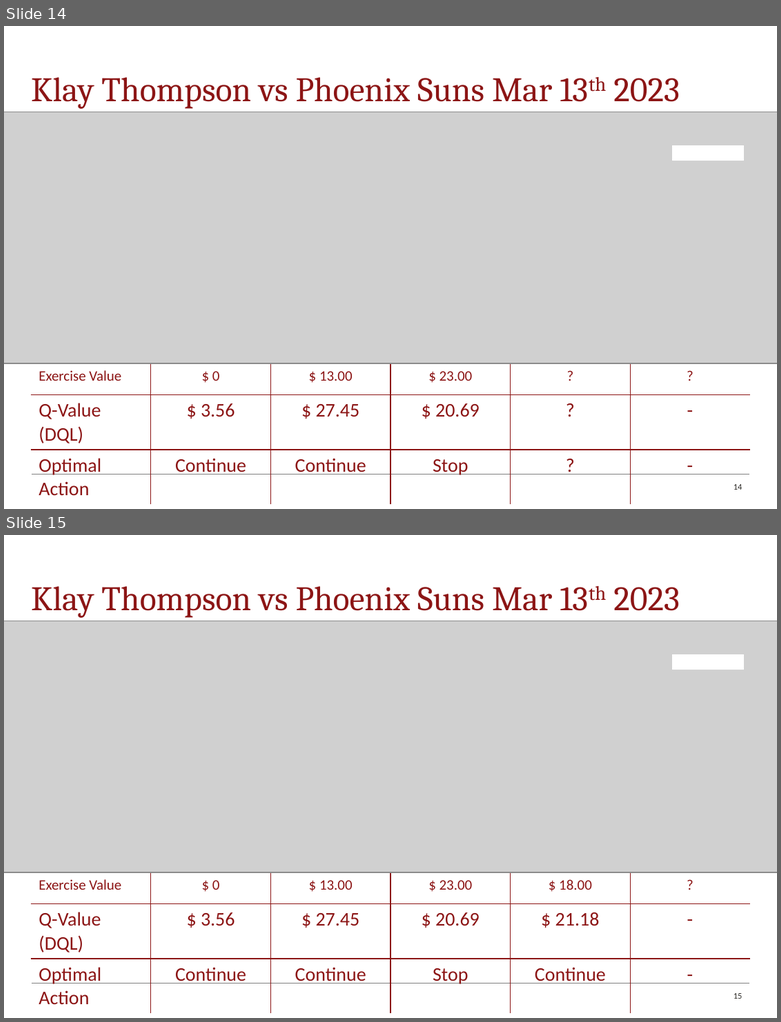
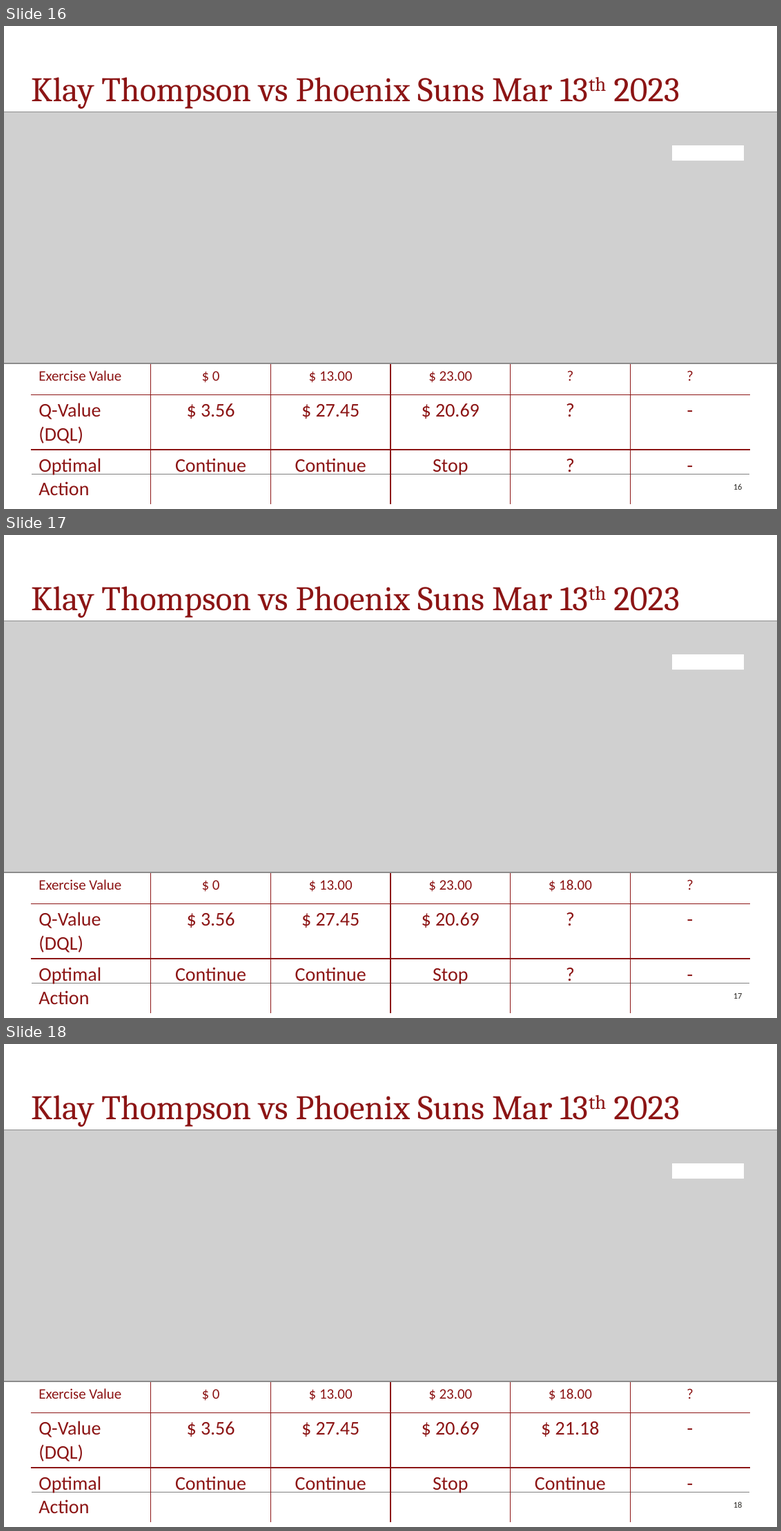
Before and after one commit to 161siegels/CME-241-Project, a slide deck: Second_Draft.pptx. Shown one above the other, each under a label of ours: slides 14 and 15 before the commit, slides 16, 17 and 18 after it. The pictures are 781x1022 and 781x1531 pixels, drawn with LibreOffice and Linux fonts; fonts in the diff are those of the drawing; grey boxes stand for pictures; background and template pictures are left out. Boxes give left, top, right and bottom in pixels: in the first picture for what was removed or moved away, otherwise in the second. Text is boxed around its words. In the diff, an @@ line names an element or a change of style, - is before the commit and + after.

```diff
--- a/Second_Draft.pptx
+++ b/Second_Draft.pptx
@@ slide 17 added at box(4, 535, 777, 1018), background #FFFFFF; not listed: 1 template element that a slide beside it also shows @@
@@ title added at box(31, 586, 680, 618), 32 pt, text #8C1515 @@
+Klay Thompson vs Phoenix Suns Mar 13th 2023
@@ picture added at box(4, 621, 777, 872) @@
@@ rectangle added at box(672, 655, 744, 670), fill #FFFFFF @@
@@ table added at box(31, 872, 750, 1007), 3 rows, 6 columns @@
+Exercise Value | $ 0 | $ 13.00 | $ 23.00 | $ 18.00 | ?
+Q-Value (DQL) | $ 3.56 | $ 27.45 | $ 20.69 | ? | -
+Optimal Action | Continue | Continue | Stop | ? | -
@@ page number added at box(733, 993, 742, 999), 8 pt, text #2E2C28 @@
+17
@@ what was slide 14 is now slide 16 @@
@@ page number at box(733, 483, 742, 490): text changed @@
-14
+16
@@ what was slide 15 is now slide 18 @@
@@ page number at box(733, 1501, 742, 1508): text changed @@
-15
+18
```
Also in this commit, not shown: 2 other slides added.
